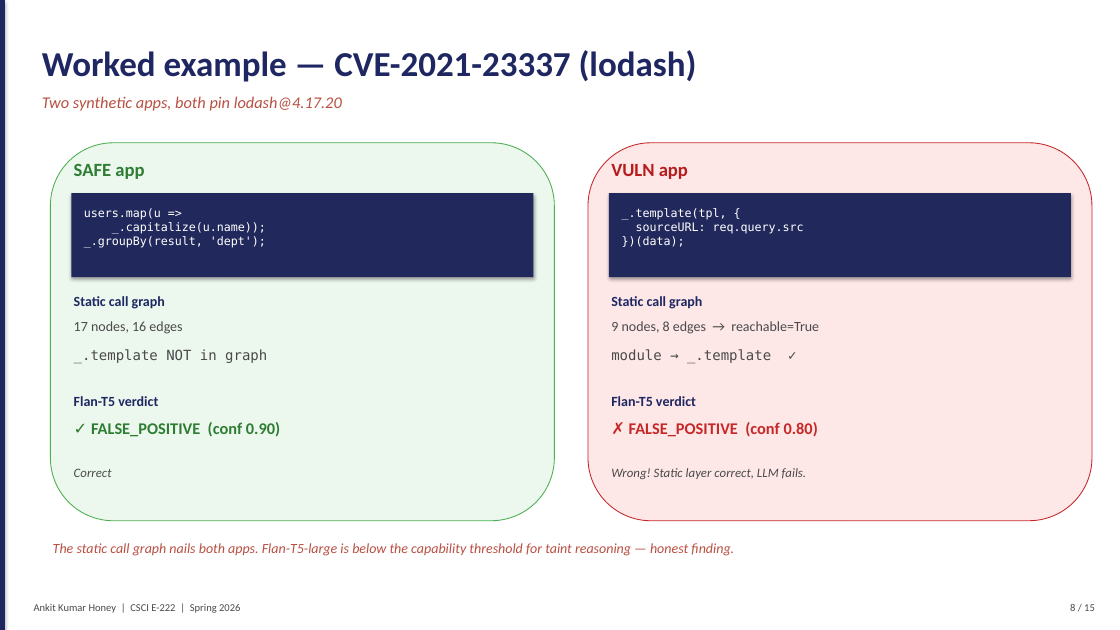
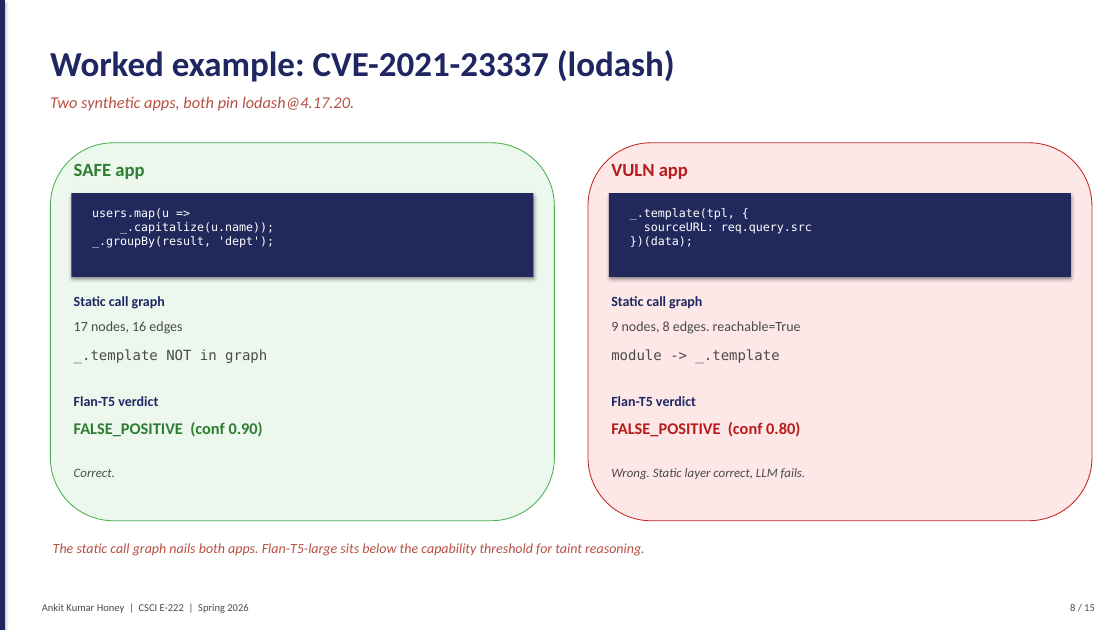
Before and after one commit to honeyankit/reachability-llm, a slide deck: slide 8 of reports/FalsePositive_SupplyChain_Honey.pptx. Drawn at 1120x630 pixels with LibreOffice and Linux fonts; fonts in the diff are those of the drawing. Boxes give left, top, right and bottom in pixels: in the first picture for what was removed or moved away, otherwise in the second. Text is boxed around its words. In the diff, an @@ line names an element or a change of style, - is before the commit and + after.

```diff
--- a/reports/FalsePositive_SupplyChain_Honey.pptx
+++ b/reports/FalsePositive_SupplyChain_Honey.pptx
@@ text at (x1=50, y1=50, x2=675, y2=82): text changed @@
-Worked example — CVE-2021-23337 (lodash)
+Worked example: CVE-2021-23337 (lodash)
@@ text at (x1=50, y1=96, x2=354, y2=111): text changed @@
-Two synthetic apps, both pin lodash@4.17.20
+Two synthetic apps, both pin lodash@4.17.20.
@@ text at (x1=611, y1=321, x2=801, y2=334): text changed @@
-9 nodes, 8 edges → reachable=True
+9 nodes, 8 edges. reachable=True
@@ text at (x1=611, y1=349, x2=779, y2=364): text changed @@
-module → _.template ✓
+module -> _.template
@@ text at (x1=74, y1=422, x2=263, y2=437): text changed @@
-✓ FALSE_POSITIVE (conf 0.90)
+FALSE_POSITIVE (conf 0.90)
@@ text at (x1=611, y1=422, x2=800, y2=437): text changed; text colour #C62828 to #B71C1C @@
-✗ FALSE_POSITIVE (conf 0.80)
+FALSE_POSITIVE (conf 0.80)
@@ text at (x1=74, y1=468, x2=115, y2=477): text changed @@
-Correct
+Correct.
@@ text at (x1=611, y1=468, x2=805, y2=479): text changed @@
-Wrong! Static layer correct, LLM fails.
+Wrong. Static layer correct, LLM fails.
@@ text at (x1=53, y1=543, x2=645, y2=556): text changed @@
-The static call graph nails both apps. Flan-T5-large is below the capability threshold for taint reasoning — honest finding.
+The static call graph nails both apps. Flan-T5-large sits below the capability threshold for taint reasoning.
@@ 3 texts moved together from (x1=34, y1=208, x2=804, y2=613) to (x1=42, y1=208, x2=812, y2=613) @@
```
Also in this commit, not shown: 14 other slides changed, 3 other files.
